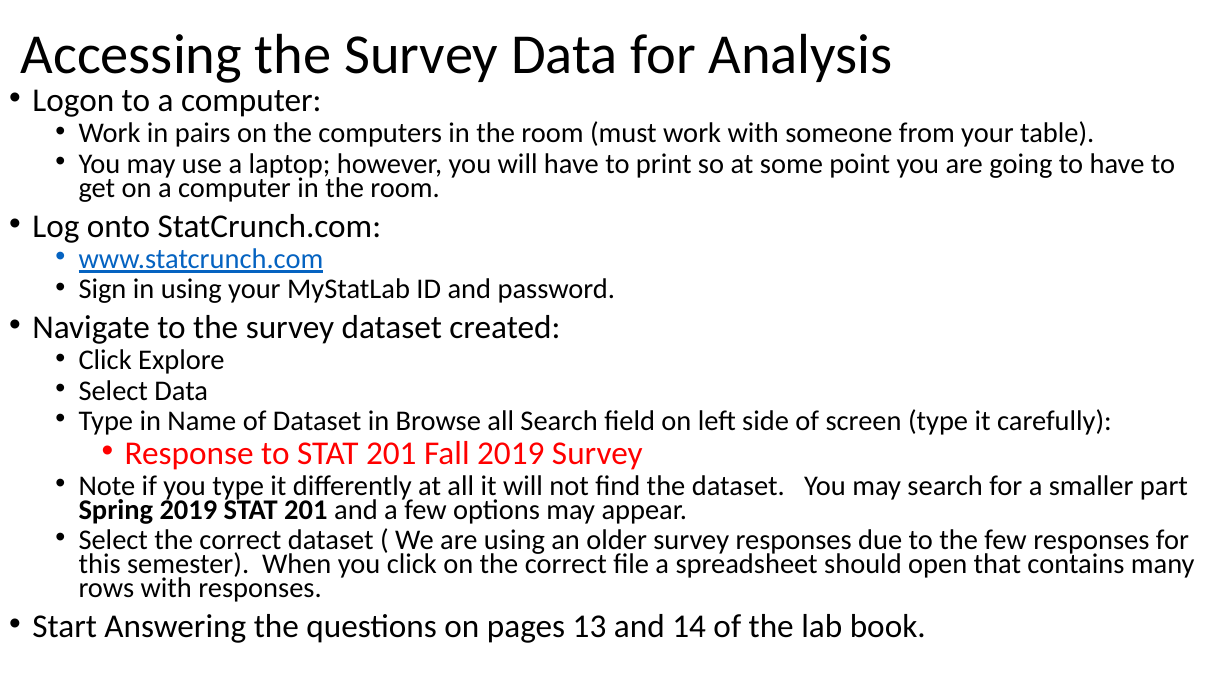
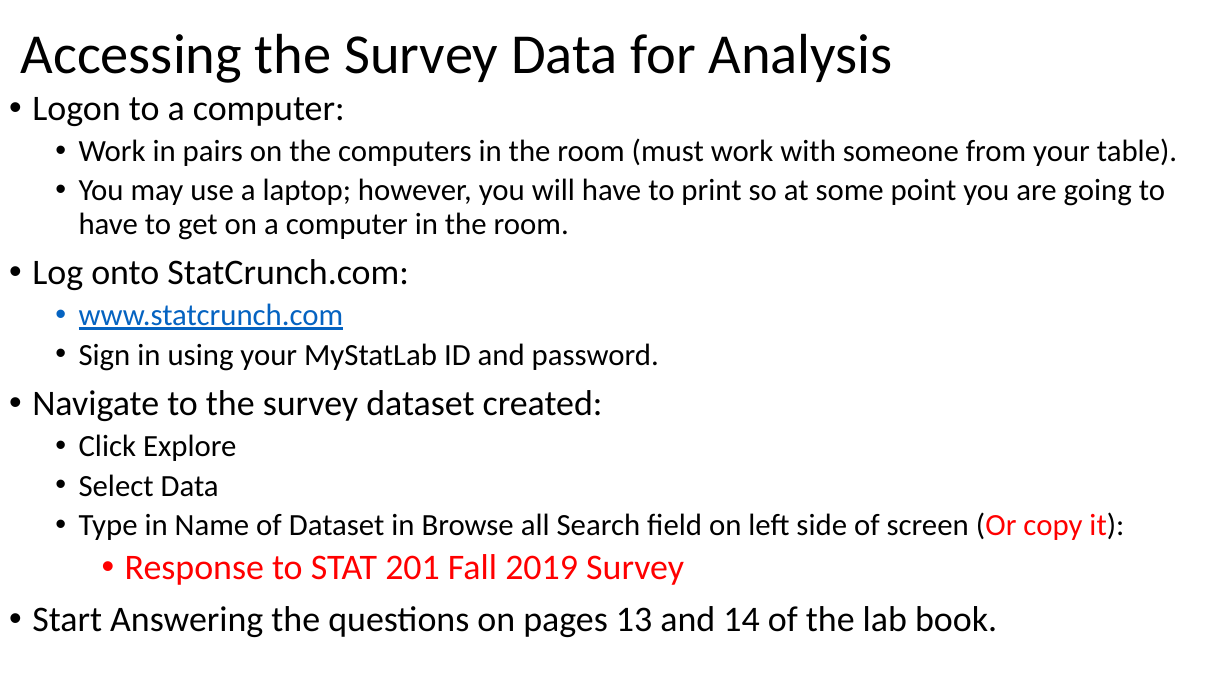
Before and after one commit to Shanlearning/Stat-201-teaching, a slide deck: slide 6 of Lab2/Lab 2.pptx. Drawn at 1232x693 pixels with LibreOffice and Linux fonts; fonts in the diff are those of the drawing. Boxes give left, top, right and bottom in pixels: in the first picture for what was removed or moved away, otherwise in the second. Text is boxed around its words. In the diff, an @@ line names an element or a change of style, - is before the commit and + after.

```diff
--- a/Lab2/Lab 2.pptx
+++ b/Lab2/Lab 2.pptx
@@ text at <box>32,97,1177,637</box>: size 25.9 to 28 pt in "Logon to a computer:", "Log onto StatCrunch.com:", "Navigate to the survey dataset created:", "Response to STAT 201 Fall 2019 Survey" and 1 more places; size 22.2 to 24 pt in "Work in pairs on the computers in ...", "You may use a laptop; however, you ...", "www.statcrunch.com", "Sign in using your MyStatLab ID and ..." and 2 more places; line spacing 0.7 to 0.9 @@
@@ text at <box>79,475,1195,602</box>: paragraphs removed @@
-  • Note if you type it differently at all it will not find the dataset. You may search for a smaller part Spring 2019 STAT 201 and a few options may appear.
-  • Select the correct dataset ( We are using an older survey responses due to the few responses for this semester). When you click on the correct file a spreadsheet should open that contains many rows with responses.
@@ text at <box>79,512,1124,540</box>: text changed; size 22.2 to 24 pt @@
-  • Type in Name of Dataset in Browse all Search field on left side of screen (type it carefully):
+  • Type in Name of Dataset in Browse all Search field on left side of screen (Or copy it):
```
Also in this commit, not shown: 4 other slides changed.
